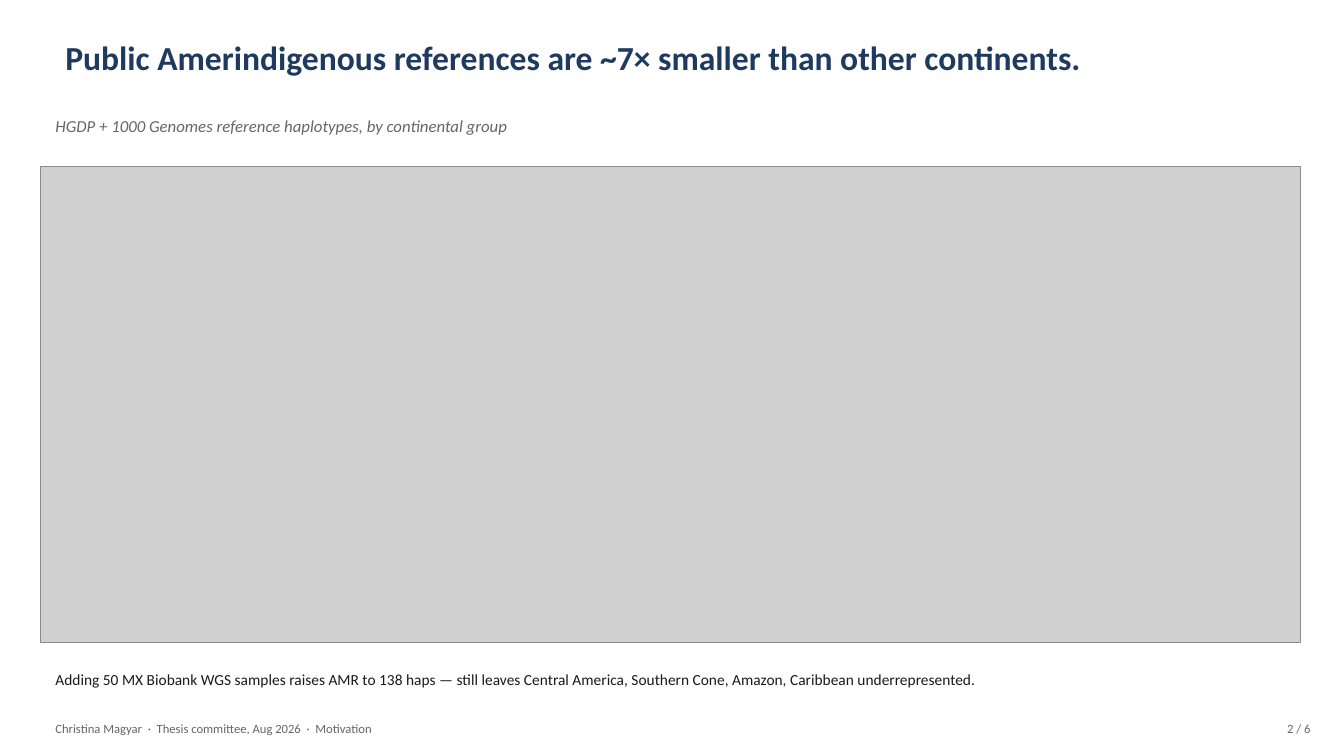
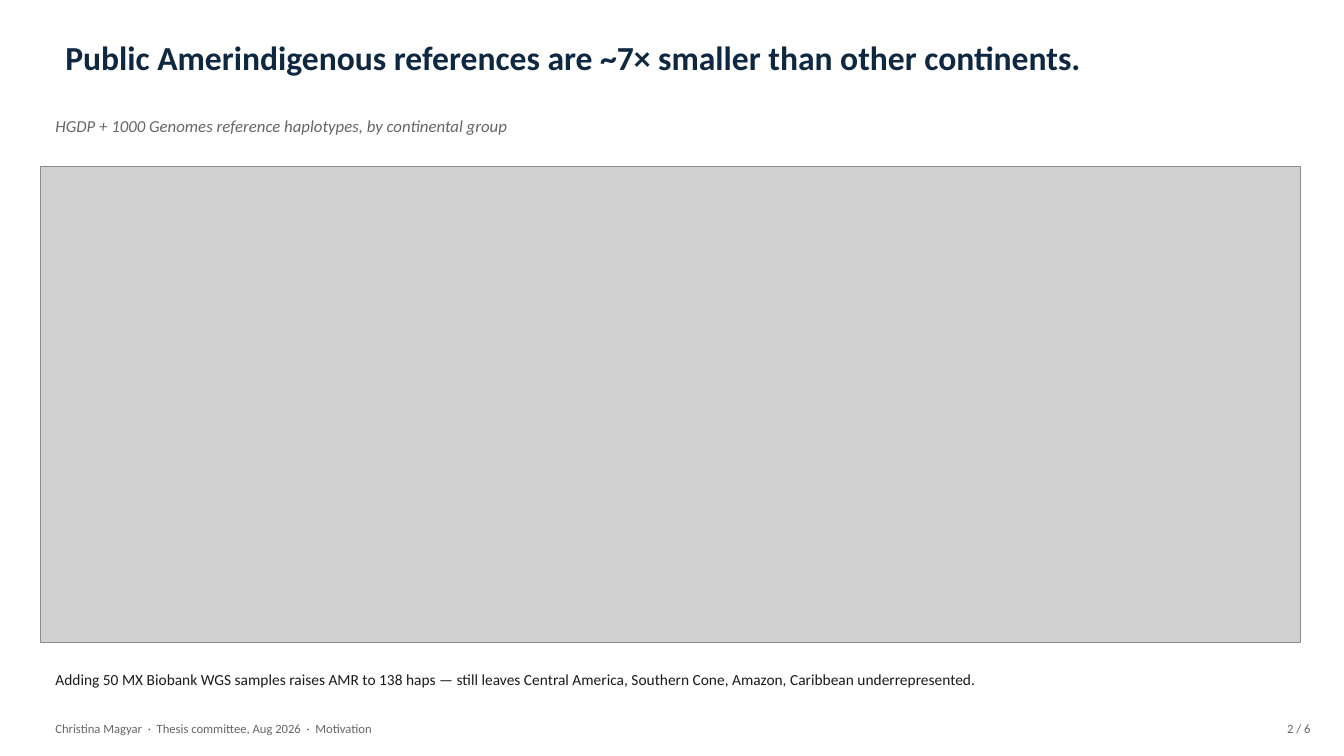
Before and after one commit to chrisrob3312/LAI-sims-accuracy, a slide deck: slide 2 of slides/thesis_committee_slides.pptx. Drawn at 1344x756 pixels with LibreOffice and Linux fonts; fonts in the diff are those of the drawing; grey boxes stand for pictures. Boxes give left, top, right and bottom in pixels: in the first picture for what was removed or moved away, otherwise in the second. Text is boxed around its words. In the diff, an @@ line names an element or a change of style, - is before the commit and + after.

```diff
--- a/slides/thesis_committee_slides.pptx
+++ b/slides/thesis_committee_slides.pptx
@@ text "Public Amerindigenous references are ~7× ..." at [65,46,1080,76]: text colour #1F3A5F to #0E2841 @@
```
Also in this commit, not shown: 5 other slides changed, 7 other files.
